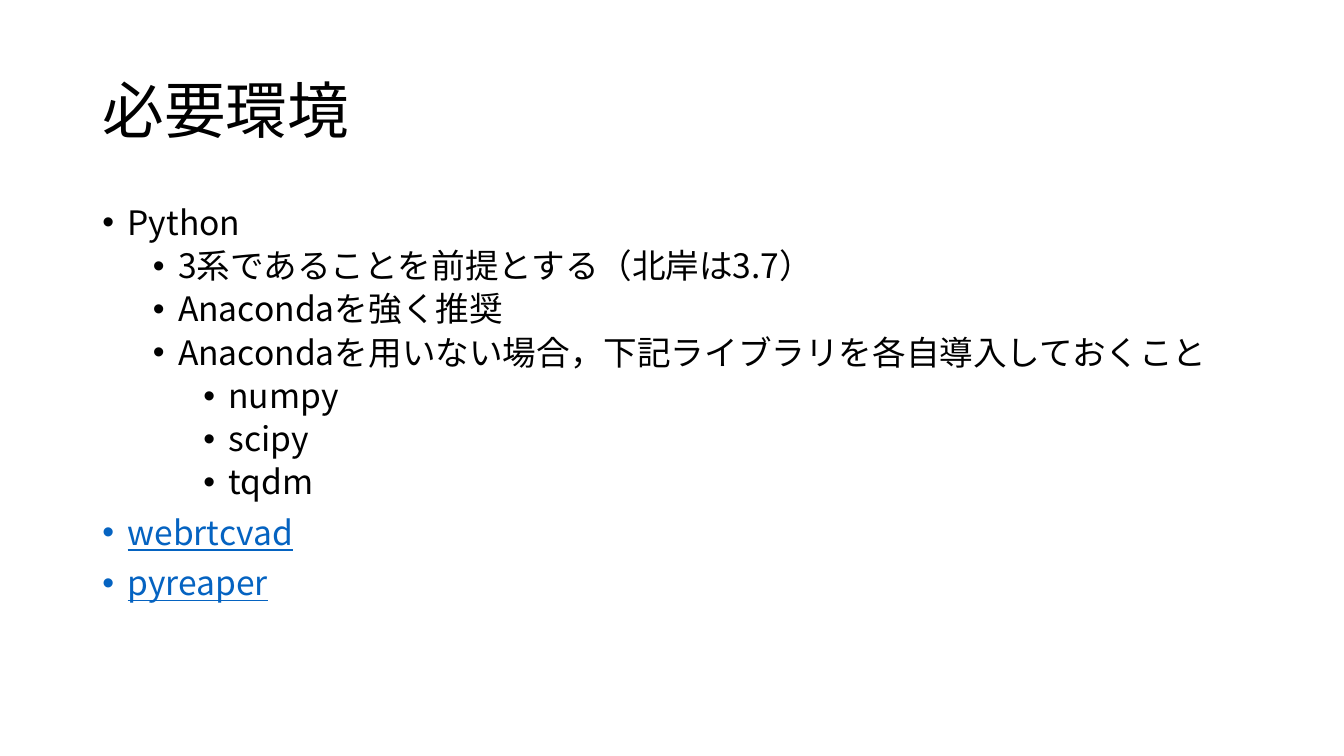
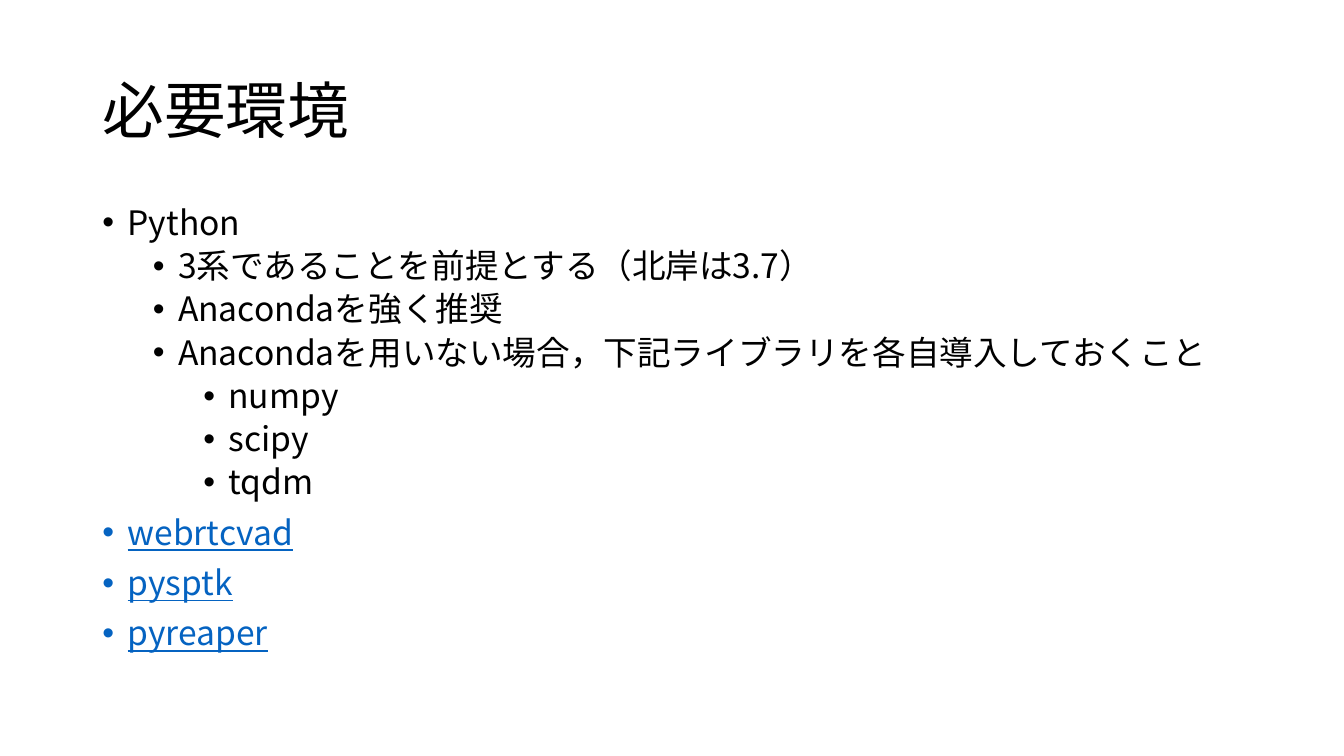
Before and after one commit to YK-Orfeluna/voice_analysis, a slide deck: slide 1 of 事前準備.pptx. Drawn at 1344x756 pixels with LibreOffice and Linux fonts; fonts in the diff are those of the drawing. Boxes give left, top, right and bottom in pixels: in the first picture for what was removed or moved away, otherwise in the second. Text is boxed around its words. In the diff, an @@ line names an element or a change of style, - is before the commit and + after.

```diff
--- a/事前準備.pptx
+++ b/事前準備.pptx
@@ text at [128, 568, 233, 603]: paragraph added @@
+• pysptk
```
Also in this commit, not shown: 1 other slide changed, 1 other file.
